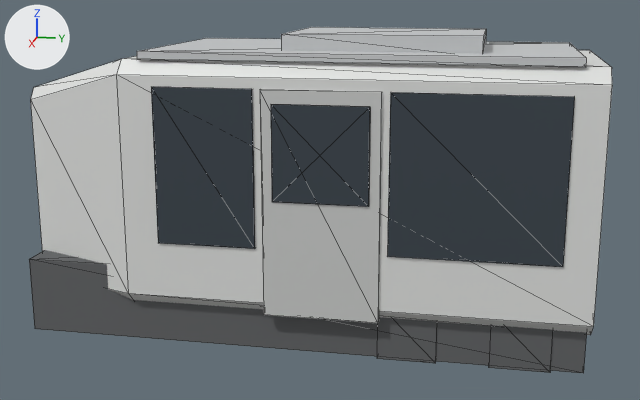
The glTF model public/models/tram-end.glb: old version first, new version second.
The view is the same before and after, from a 50 mm lens placed at (10.47, 2.17, 2.33), pointed at (0.05, 0.09, -0.28). Lighting does not change. The marker at upper left points along +X, +Y and +Z. The picture after the commit comes second. Mesh edges are drawn as thin lines. Vertices at exactly the same position are counted once.

The first picture shows 'tram-end'.
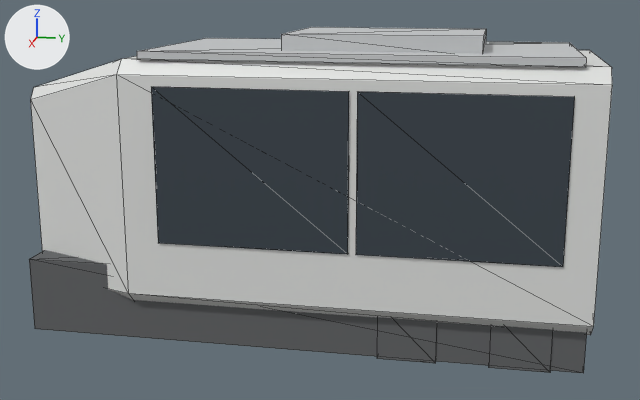
What the commit changed:
me_tram_end is used by ob_tram_end; location (0.0, 0.0, 0.0).
Verts and faces of me_tram_end; kept vertices keep their numbers, new ones are numbered from 150.
Before the commit, vertices of me_tram_end: 80 (1.35, 1.09, 1.22) at pixel (390, 92), 81 (1.35, 1.09, -0.55) at pixel (387, 256), 82 (1.28, 1.09, -0.55), 83 (1.28, 1.09, 1.22).
Before the commit, vertices of me_tram_end: 94 (1.35, -0.39, -0.55) at pixel (254, 248), 95 (1.35, -0.39, 1.22) at pixel (251, 89), 100 (1.28, -0.39, 1.22), 101 (1.28, -0.39, -0.55).
me_tram_end had 150 vertices, 240 faces and spanned x -1.37..1.37, y -3.28..3.28, z -1.8..1.77.
me_tram_end now has 134 vertices, 216 faces and spans x -1.37..1.35, y -3.28..3.28, z -1.8..1.77.
me_tram_end part 1: the loose piece of 8 vertices spanning x 1.29..1.35, y -0.3..1.0, z -1.32..1.22 is deleted.
me_tram_end part 2: the loose piece of 8 vertices spanning x 1.35..1.37, y -0.18..0.88, z 0.0..1.07 is deleted.
Part 3, on me_tram_end:
Vertices 80 to 83 move by (0.0, -0.34, 0.0).
Part 4, on me_tram_end:
Vertices 94, 95, 100, 101 move by (0.0, 1.04, 0.0).

Where the change shows, as pixel boxes [x1, y1, x2, y2] in the pictures (640 x 400 px; the box of a moved part takes in the faces that stretch with it):
part 1 of me_tram_end, deleted
    before: [260, 89, 382, 323]
part 2 of me_tram_end, deleted
    before: [271, 104, 370, 207]
part 3 of me_tram_end, moved or reshaped
    before: [387, 92, 575, 267]
    after: [356, 92, 575, 267]
part 4 of me_tram_end, moved or reshaped
    before: [151, 87, 255, 249]
    after: [151, 87, 349, 254]
